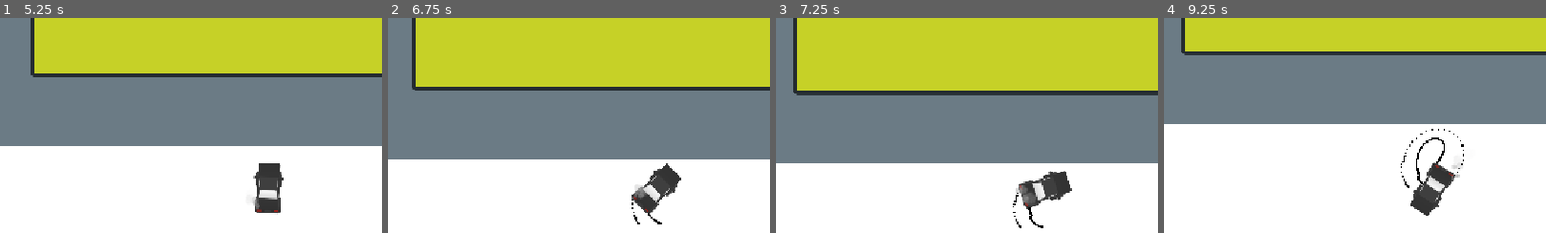
Above: before the commit, frames 1-4 (left to right).
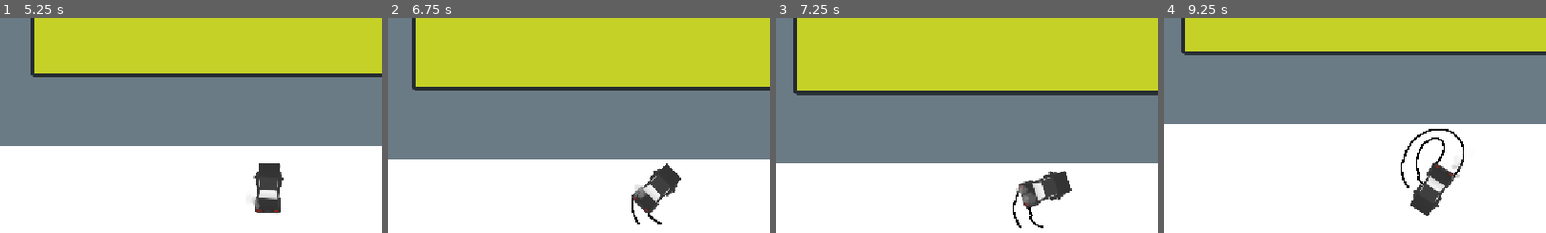
Above: after the commit, the same moments.

Repository: DBorgKiwami/game-jam-2
Game: Godot game, scene res://levels/testlevel.tscn
Same seed, same stepped clock (60 frames per second), same inputs: the game is played once before the commit and once after it. The engine's default icon, where the game draws it, is replaced by a stand-in: a white triangle on a blue panel in a dark square.
Inputs (mouse positions are % of the whole screen's width and height, from its top left):
- Up to frame 1 (5.25 s): click (10, 88) at 0.5 s; click (22, 88) at 1.25 s; click (33, 88) at 2 s; click (45, 88) at 2.75 s; click (56, 88) at 3.5 s; click (68, 88) at 4.25 s; hold Right (turn_right) from 5.03 s (still down); hold Up (gas_pedal) from 5.03 s (still down)
- Up to frame 2 (6.75 s): release Right (turn_right) at 5.78 s; release Up (gas_pedal) at 5.78 s; hold Space (brakes) 5.78-6.53 s; tap Up (gas_pedal) at 5.85 s; tap Enter at 6.5 s; hold Right (turn_right) from 6.53 s (still down); hold Up (gas_pedal) from 6.53 s (still down)
- Up to frame 3 (7.25 s): keep holding Right (turn_right); keep holding Up (gas_pedal)
- Up to frame 4 (9.25 s): release Up (gas_pedal) at 7.28 s; tap Up (gas_pedal) at 7.35, 8.85 s; release Right (turn_right) at 8.03 s; hold Up (gas_pedal) 8.03-8.78 s; hold Left (turn_left) from 8.03 s (still down)
The pictures show only the part of the screen within x 15-65%, y 10-60%; the shares and areas given below are measured in that part.

Frame 1 is identical in both runs. In frame 2, less than 0.1% of the frame differs, in the area x 63-70%, y 83-96%; in frame 3, less than 0.1%; in frame 4, 0.3%, in the area x 62-79%, y 51-80%.

Commit message:
T ire Tracks attempt 2

Diff:
--- a/player/playercar.tscn
+++ b/player/playercar.tscn
@@ -73,19 +73,21 @@
 texture = ExtResource("3_outkj")
 process_material = SubResource("ParticleProcessMaterial_wwgfg")
 
-[node name="Tire Tracks" type="GPUParticles2D" parent="Particle Effects/Back Left Tire" unique_id=1950799173]
+[node name="Tire Tracks" type="GPUParticles2D" parent="Particle Effects/Back Left Tire" unique_id=626504283]
 z_index = 1
-amount = 100
+amount = 1000
 texture = ExtResource("4_axjsj")
 lifetime = 10.0
+fixed_fps = 144
 process_material = SubResource("ParticleProcessMaterial_57qmd")
 
 [node name="Back Right Tire" type="Node2D" parent="Particle Effects" unique_id=643377992]
 position = Vector2(33, 60)
 
-[node name="Tire Tracks" type="GPUParticles2D" parent="Particle Effects/Back Right Tire" unique_id=5155197]
+[node name="Tire Tracks" type="GPUParticles2D" parent="Particle Effects/Back Right Tire" unique_id=53607624]
 z_index = 1
 amount = 1000
 texture = ExtResource("4_axjsj")
 lifetime = 10.0
+fixed_fps = 144
 process_material = SubResource("ParticleProcessMaterial_57qmd")
